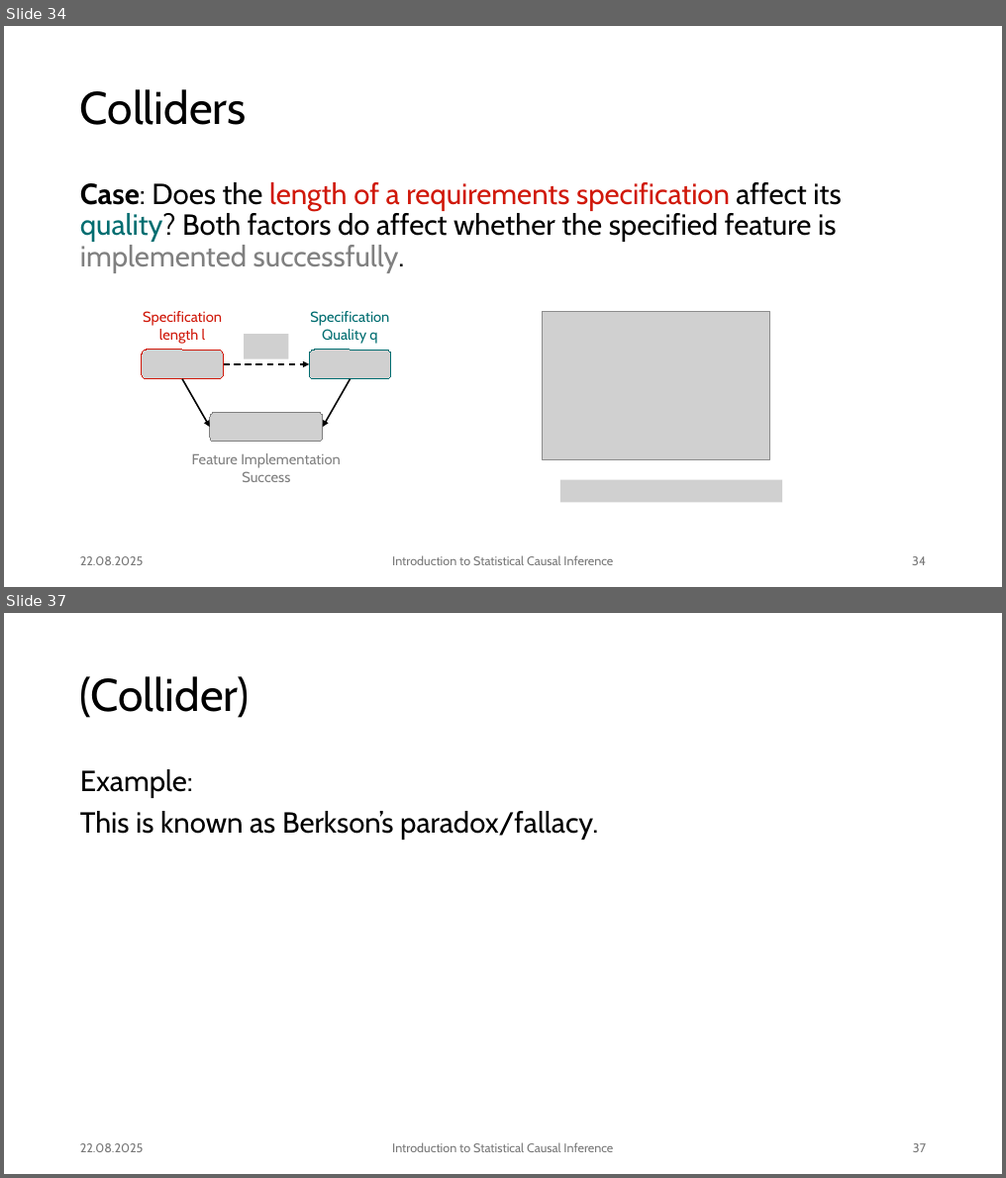
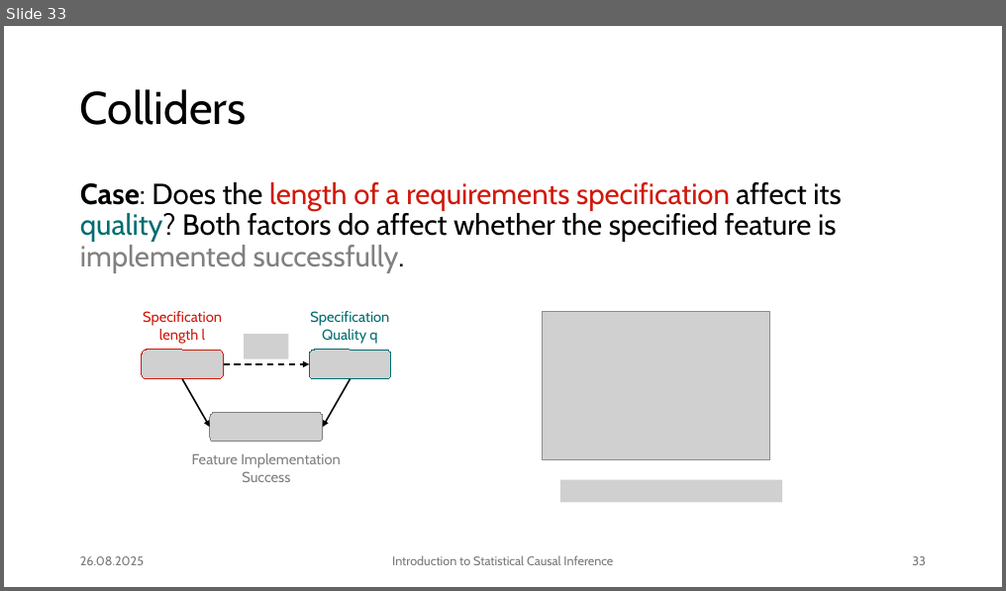
Before and after one commit to JulianFrattini/bda4sci, a slide deck: version2/slides/intro-sci.pptx. Shown one above the other, each under a label of ours: slides 34 and 37 before the commit, slide 33 after it; the slides between them are not shown. The pictures are 1006x1178 and 1006x591 pixels, drawn with LibreOffice and Linux fonts; fonts in the diff are those of the drawing; grey boxes stand for pictures; background and template pictures are left out. Boxes give left, top, right and bottom in pixels: in the first picture for what was removed or moved away, otherwise in the second. Text is boxed around its words. In the diff, an @@ line names an element or a change of style, - is before the commit and + after.

Commit message:
Completed colliding example

```diff
--- a/version2/slides/intro-sci.pptx
+++ b/version2/slides/intro-sci.pptx
@@ slide 37 removed at (4,613,1002,1174), background #FFFFFF @@
@@ title removed at (80,676,250,718) @@
-(Collider)
@@ text removed at (80,769,598,840) @@
-Example:
-This is known as Berkson’s paradox/fallacy.
@@ text removed at (80,1144,144,1153) @@
-22.08.2025
@@ text removed at (392,1143,613,1153) @@
-Introduction to Statistical Causal Inference
@@ page number removed at (913,1144,926,1153) @@
-37
@@ what was slide 34 is now slide 33 @@
@@ slide 33 changed as well @@
@@ text at (80,557,144,566): text changed @@
-22.08.2025
+26.08.2025
@@ page number at (912,557,926,566): text changed @@
-34
+33
```
Also in this commit, not shown: 51 other slides changed, 12 slides added, 3 other slides removed, 2 other files.
